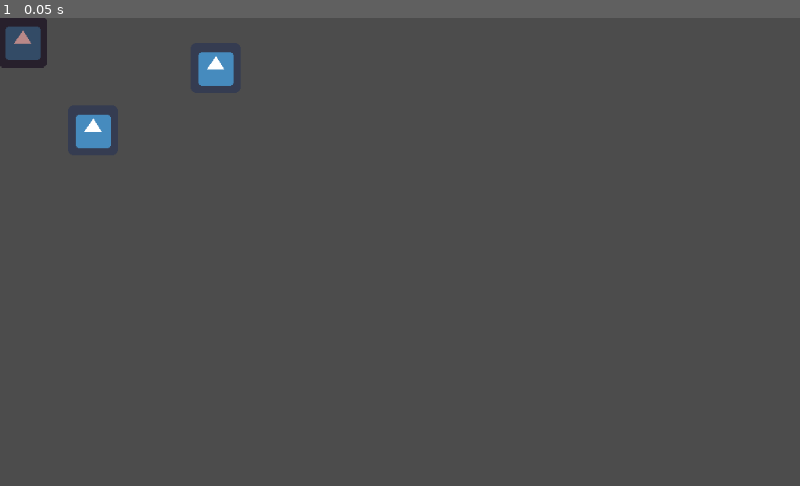
Above: before the commit, frame 1.
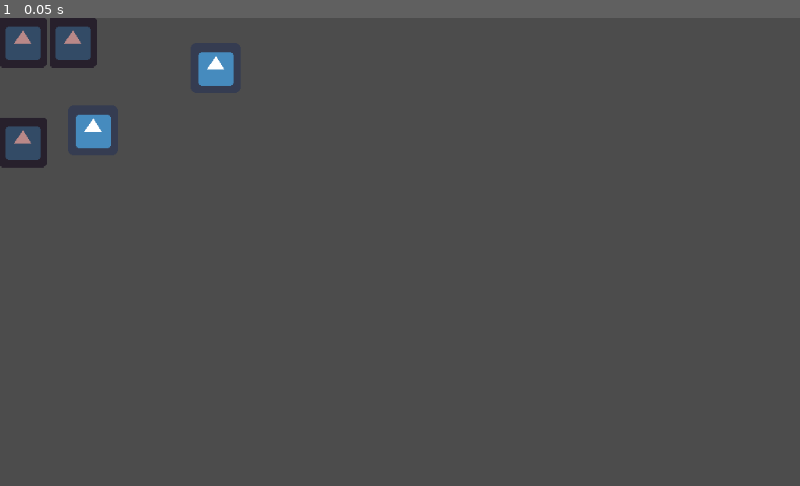
Above: after the commit, the same moment.

Repository: hilfazer/godot-projects
Game: Godot game, scene res://Node.tscn
The game is run twice, just before and just after one commit, with the same random seed, the same clock (stepped at 60 frames per second) and the same inputs. The engine's default icon, where the game draws it, is replaced by a stand-in: a white triangle on a blue panel in a dark square.
Inputs:
- Up to frame 1 (0.05 s): no input

The runs differ from the first frame. In frame 1, 1.2% of the frame differs, in the area x 0-13%, y 0-33%.

Commit message:
more tiles

Diff:
--- a/godot3/IntersecShapeTilemap/Node.tscn
+++ b/godot3/IntersecShapeTilemap/Node.tscn
@@ -65,7 +65,7 @@
 modulate = Color( 0.729412, 0.537255, 0.537255, 1 )
 tile_set = SubResource( 3 )
 format = 1
-tile_data = PoolIntArray( 0, 0, 0 )
+tile_data = PoolIntArray( 0, 0, 0, 1, 0, 0, 131072, 0, 0 )
 
 [node name="TilemapPosition" type="Position2D" parent="TileMap"]
 position = Vector2( 40, 42 )
